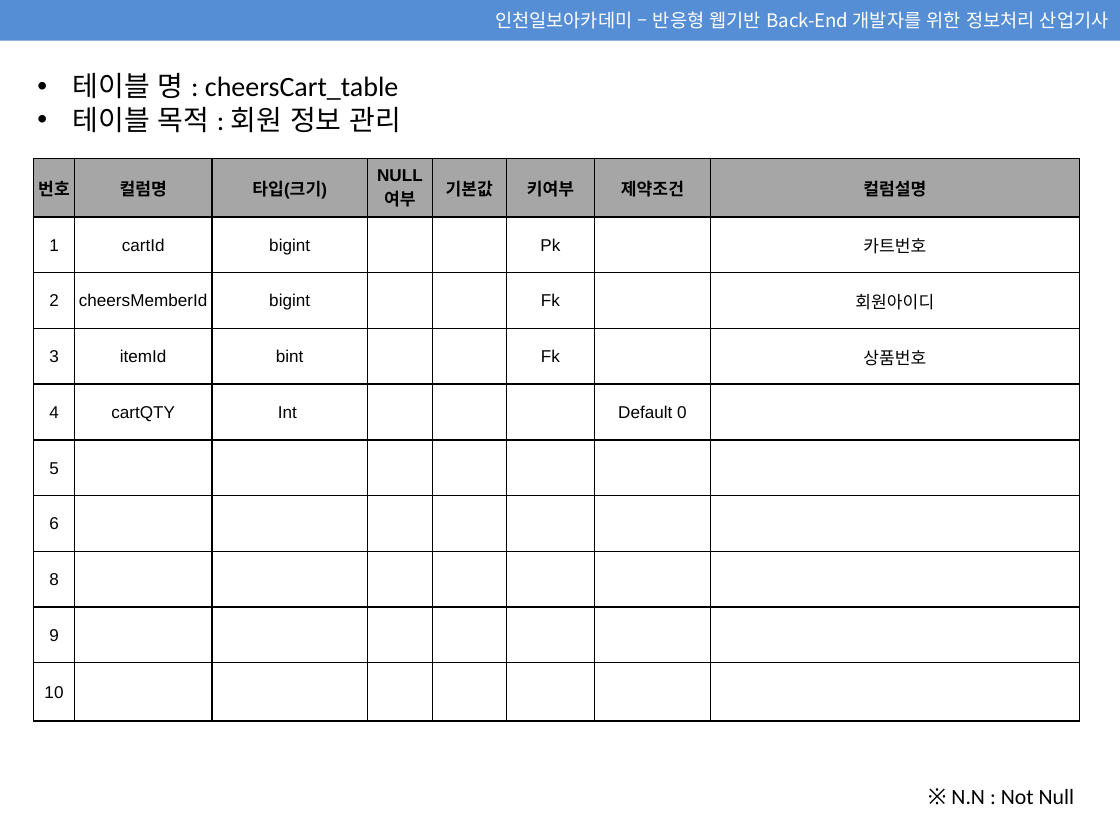
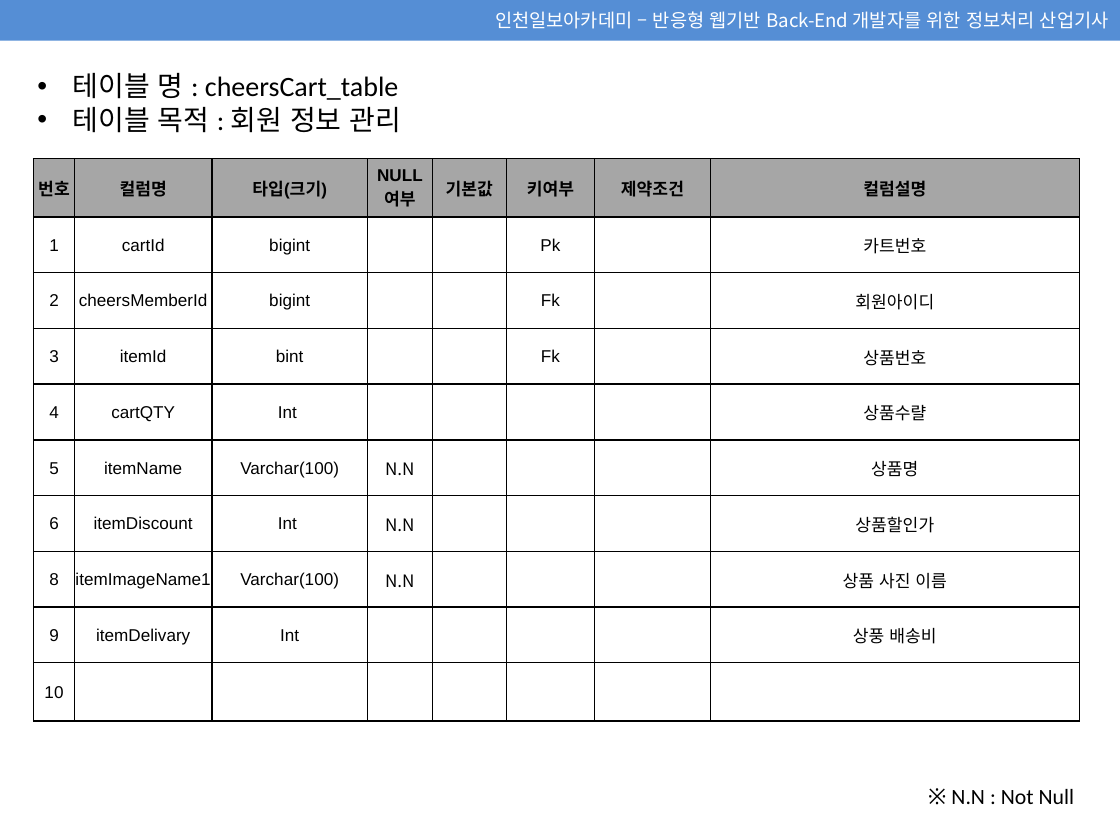
Before and after one commit to jsb0095/CheersMall, a slide deck: slide 5 of 02_DB 진수빈 수정본.pptx (slide 6 before the commit). Drawn at 1120x840 pixels with LibreOffice and Linux fonts; fonts in the diff are those of the drawing. Boxes give left, top, right and bottom in pixels: in the first picture for what was removed or moved away, otherwise in the second. Text is boxed around its words. In the diff, an @@ line names an element or a change of style, - is before the commit and + after.

```diff
--- a/02_DB 진수빈 수정본.pptx
+++ b/02_DB 진수빈 수정본.pptx
@@ table at box(34, 159, 1080, 721) @@
-row 5, column 7: Default 0
+row 5, column 7: 
-row 5, column 8: 
+row 5, column 8: 상품수랼
-row 6: 5 |  |  |  |  |  |  | 
+row 6: 5 | itemName | Varchar(100) | N.N |  |  |  | 상품명
-row 7: 6 |  |  |  |  |  |  | 
+row 7: 6 | itemDiscount | Int | N.N |  |  |  | 상품할인가
-row 8: 8 |  |  |  |  |  |  | 
+row 8: 8 | itemImageName1 | Varchar(100) | N.N |  |  |  | 상품 사진 이름
-row 9: 9 |  |  |  |  |  |  | 
+row 9: 9 | itemDelivary | Int |  |  |  |  | 상풍 배송비
```
Also in this commit, not shown: 6 other slides changed, 1 slide removed, 12 other files.
